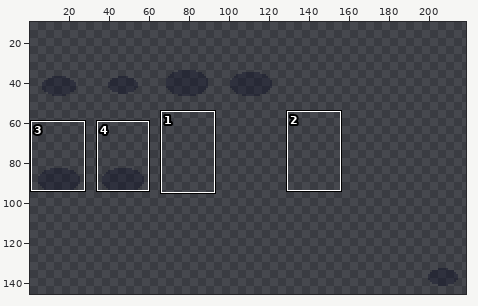
Edited in one commit: pixel-art file (src/- Resource Dump/Aseprite/chef_hat.ase). The picture above shows the old version from afar; the outline marks the close-up.
Close-up. As it was:
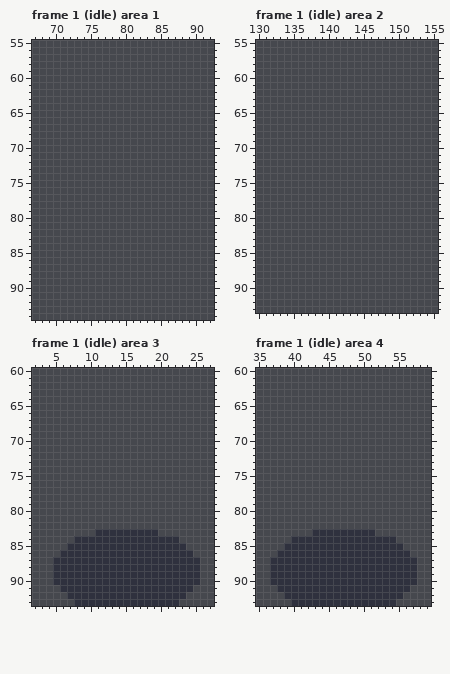
256x256 pixels, 17 frames. Colours within 5 levels of each other are drawn and written as one. Shown: frame 1 (idle) area 1: x 67..92, y 55..94; frame 1 (idle) area 2: x 130..155, y 55..93; frame 1 (idle) area 3: x 2..27, y 60..93; frame 1 (idle) area 4: x 35..59, y 60..93. The wide view leaves out empty margins. The commit also changed other frames or places, which this record leaves out.
New version:
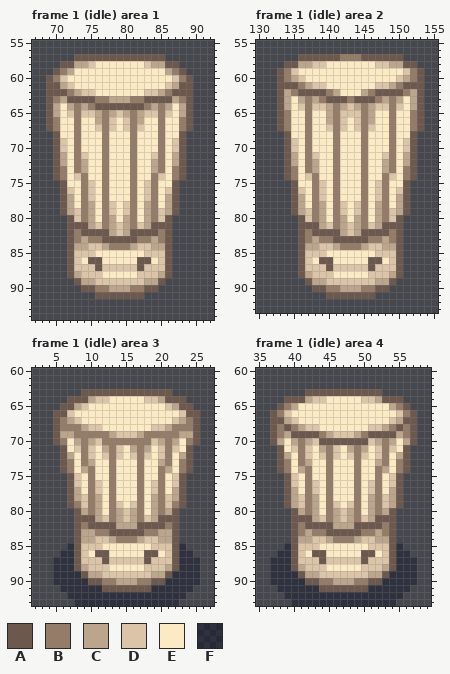
Palette (. is transparent): A #6d584e  B #947c68  C #bca58d  D #dbc4a7  E #fbeac4  F #01041e55
Change:
layer "Layer 1" now shown
Frame 1 (idle) area 1, layer "Layer 1":
y 57: x 73..85 ............. -> AAAAAAAAAAAAA
y 58: x 71..87 ................. -> AACCDEEEEEEEDCCAA
y 59: x 70..88 ................... -> ABCEEEEEEEEEEEEECBA
y 60: x 69..89 ..................... -> ABDEEEEEEEEEEEEEEEDBA
y 61: x 69..89 ..................... -> AACDEEEEEEEEEEEEEDCAA
y 62: x 69..89 ..................... -> AAABCDDEEEEEEEDDCBAAA
y 63: x 69..89 ..................... -> ABCAAAABBCCCBBAAAACBA
y 64: x 69..89 ..................... -> ACECBCBAAAAAAABCBCECA
y 65: x 69..89 ..................... -> ACEDBDDCBCDCBCDDBDECA
y 66: x 69..89 ..................... -> ABEEBEECBDEDBCEEBEEBA
y 67: x 69..89 ..................... -> ABEEBEEDBDEDBDEEBEEBA
y 68: x 70..88 ................... -> AEEBEEEBEEEBEEEBEEA
y 69..70: x 70..88 ................... -> ADEBEEEBEEEBEEEBEDA
y 71: x 70..88 ................... -> ACEBDEEBEEEBEEDBECA
y 72: x 70..88 ................... -> ACEBCEEBEEEBEECBECA
y 73: x 70..88 ................... -> ABEBCEEBEEEBEECBEBA
y 74: x 70..88 ................... -> ABEDBEEBEEEBEEBDEBA
y 75: x 71..87 ................. -> AEEBDEBEEEBEDBEEA
y 76: x 71..87 ................. -> ADEBDEBEEEBEDBEDA
y 77: x 71..87 ................. -> ACEBDEBEEEBEDBECA
y 78: x 71..87 ................. -> ACEBCEBDEDBECBECA
y 79: x 71..87 ................. -> ACDBCEBDEDBECBDCA
y 80: x 72..86 ............... -> ADBCEBCECBECBDA
y 81: x 72..86 ............... -> AAACDBCDCBDCAAA
y 82: x 72..86 ............... -> ABAAAACDCAAAABA
y 83: x 72..86 ............... -> ABCBBAAAAABBCBA
y 84: x 72..86 ............... -> ACCDDCBBBCDDCCA
y 85: x 72..86 ............... -> ADDDEEEEEEEDDDA
y 86: x 72..86 ............... -> ADEAAEEEEEAAEDA
y 87: x 72..86 ............... -> ADDDADDDDDADDDA
y 88: x 72..86 ............... -> ACDDDEEEEEDDDCA
y 89: x 73..85 ............. -> ACCDDDDDDDCCA
y 90: x 74..84 ........... -> AABBCCCBBAA
y 91: x 76..82 ....... -> AAAAAAA
Frame 1 (idle) area 2, layer "Layer 1":
y 57: x 136..150 ............... -> AAAAAABBBAAAAAA
y 58: x 134..152 ................... -> AACCDDEEEEEEEDDCCAA
y 59: x 133..153 ..................... -> ABDEEEEEEEEEEEEEEEDBA
y 60: x 133..153 ..................... -> ABCDEEEEEEEEEEEEEDCBA
y 61: x 133..153 ..................... -> AAABCDDEEEEEEEDDCBAAA
y 62: x 133..153 ..................... -> ACBAAAABCEEECBAAAABCA
y 63: x 133..153 ..................... -> ACECBCBAAABAAABCBCECA
y 64: x 133..153 ..................... -> ACEDBDDCBCDCBCDDBDECA
y 65: x 133..153 ..................... -> ABEEBEECBDDDBCEEBEEBA
y 66: x 133..153 ..................... -> ABEEBEECBDEDBCEEBEEBA
y 67: x 133..153 ..................... -> ABEEBEEDBDEDBDEEBEEBA
y 68: x 134..152 ................... -> AEEBEEEBEEEBEEEBEEA
y 69..70: x 134..152 ................... -> ADEBEEEBEEEBEEEBEDA
y 71: x 134..152 ................... -> ACEBDEEBEEEBEEDBECA
y 72: x 134..152 ................... -> ACEBCEEBEEEBEECBECA
y 73: x 134..152 ................... -> ABEBCEEBEEEBEECBEBA
y 74: x 134..152 ................... -> ABEDBEEBEEEBEEBDEBA
y 75: x 135..151 ................. -> AEEBDEBEEEBEDBEEA
y 76: x 135..151 ................. -> ADEBDEBEEEBEDBEDA
y 77: x 135..151 ................. -> ACEBDEBEEEBEDBECA
y 78: x 135..151 ................. -> ACEBCEBDEDBECBECA
y 79: x 135..151 ................. -> ACDBCEBDEDBECBDCA
y 80: x 136..150 ............... -> ADBCEBCECBECBDA
y 81: x 136..150 ............... -> AAACDBCDCBDCAAA
y 82: x 136..150 ............... -> ABAAAACDCAAAABA
y 83: x 136..150 ............... -> ABCBBAAAAABBCBA
y 84: x 136..150 ............... -> ACCDDCBBBCDDCCA
y 85: x 136..150 ............... -> ADDDEEEEEEEDDDA
y 86: x 136..150 ............... -> ADEAAEEEEEAAEDA
y 87: x 136..150 ............... -> ADDDADDDDDADDDA
y 88: x 136..150 ............... -> ACDDDEEEEEDDDCA
y 89: x 137..149 ............. -> ACCDDDDDDDCCA
y 90: x 138..148 ........... -> AABBCCCBBAA
y 91: x 140..146 ....... -> AAAAAAA
Frame 1 (idle) area 3, layer "Layer 1":
y 63: x 9..21 ............. -> AAAAAAAAAAAAA
y 64: x 7..23 ................. -> AAACDDEEEEEDDCAAA
y 65: x 6..24 ................... -> AACDEEEEEEEEEEEDCAA
y 66: x 5..25 ..................... -> AADEEEEEEEEEEEEEEEDAA
y 67: x 5..25 ..................... -> ABCDEEEEEEEEEEEEEDCBA
y 68: x 5..25 ..................... -> ABBBCDDEEEEEEEDDCBBBA
y 69: x 5..25 ..................... -> ACCBBBBBCDDDCBBBBBCCA
y 70: x 5..25 ..................... -> ABECBCDBBBBBBBDCBCEBA
y 71: x 6..24 ................... -> AEDBDECBDECBCEDBDEA
y 72: x 6..24 ................... -> ACEBDEDBDEDBDEDBECA
y 73: x 6..24 ................... -> ABEBCEEBEEEBEECBEBA
y 74: x 6..24 ................... -> ABECBEEBEEEBEEBCEBA
y 75: x 7..23 ................. -> ADEBEEBEEEBEEBEDA
y 76: x 7..23 ................. -> ADEBDEBEEEBEDBEDA
y 77: x 7..23 ................. -> ACEBDEBEEEBEDBECA
y 78: x 7..23 ................. -> ACDBCEBEEEBECBDCA
y 79: x 7..23 ................. -> ABDBCEBDEDBECBDBA
y 80: x 8..22 ............... -> ACBCEBCDCBECBCA
y 81: x 8..22 ............... -> AAACDBCDCBDCAAA
y 82: x 8..22 ............... -> ABAAAACCCAAAABA
y 83: x 8..22 ...FFFFFFFFF... -> ACCBBAAAAABBCCA
y 84: x 8..22 FFFFFFFFFFFFFFF -> ACCDDCBBBCDDCCA
y 85: x 8..22 FFFFFFFFFFFFFFF -> ADDDEEEEEEEDDDA
y 86: x 8..22 FFFFFFFFFFFFFFF -> ADEAAEEEEEAAEDA
y 87: x 8..22 FFFFFFFFFFFFFFF -> ADDDADDDDDADDDA
y 88: x 8..22 FFFFFFFFFFFFFFF -> ACDDDEEEEEDDDCA
y 89: x 9..21 FFFFFFFFFFFFF -> ACCDDDDDDDCCA
y 90: x 10..20 FFFFFFFFFFF -> AABBCCCBBAA
y 91: x 12..18 FFFFFFF -> AAAAAAA
Frame 1 (idle) area 4, layer "Layer 1":
y 63: x 42..52 ........... -> AAAAAAAAAAA
y 64: x 39..55 ................. -> AAACDDEEEEEDDCAAA
y 65: x 38..56 ................... -> ABCEEEEEEEEEEEEECBA
y 66: x 37..57 ..................... -> ABDEEEEEEEEEEEEEEEDBA
y 67: x 37..57 ..................... -> AACDEEEEEEEEEEEEEDCAA
y 68: x 37..57 ..................... -> ABABCDDEEEEEEEDDCBABA
y 69: x 37..57 ..................... -> ABCAAAABCDDDCBAAAACBA
y 70: x 37..57 ..................... -> ACECBCDAAAAAAADCBCECA
y 71: x 38..56 ................... -> AEDBDECBDECBCEDBDEA
y 72: x 38..56 ................... -> ACEBDEDBDEDBDEDBECA
y 73: x 38..56 ................... -> ABEBCEEBEEEBEECBEBA
y 74: x 38..56 ................... -> ABECBEEBEEEBEEBCEBA
y 75: x 39..55 ................. -> ADEBEEBEEEBEEBEDA
y 76: x 39..55 ................. -> ADEBDEBEEEBEDBEDA
y 77: x 39..55 ................. -> ACEBDEBEEEBEDBECA
y 78: x 39..55 ................. -> ACDBCEBEEEBECBDCA
y 79: x 39..55 ................. -> ACDBCEBDEDBECBDCA
y 80: x 40..54 ............... -> ACBCEBCDCBECBCA
y 81: x 40..54 ............... -> AAACDBCDCBDCAAA
y 82: x 40..54 ............... -> ABAAAACCCAAAABA
y 83: x 40..54 ...FFFFFFFFF... -> ABCBBAAAAABBCBA
y 84: x 40..54 FFFFFFFFFFFFFFF -> ACCDDCBBBCDDCCA
y 85: x 40..54 FFFFFFFFFFFFFFF -> ADDDEEEEEEEDDDA
y 86: x 40..54 FFFFFFFFFFFFFFF -> ADEAAEEEEEAAEDA
y 87: x 40..54 FFFFFFFFFFFFFFF -> ADDDADDDDDADDDA
y 88: x 40..54 FFFFFFFFFFFFFFF -> ACDDDEEEEEDDDCA
y 89: x 41..53 FFFFFFFFFFFFF -> ACCDDDDDDDCCA
y 90: x 42..52 FFFFFFFFFFF -> AABBCCCBBAA
y 91: x 44..50 FFFFFFF -> AAAAAAA
Pixel boxes of the changes (left, top, right, bottom) in both close-ups:
added: (46, 54, 193, 299)
added: (277, 54, 424, 299)
changed: (53, 389, 200, 592)
changed: (270, 389, 417, 592)
